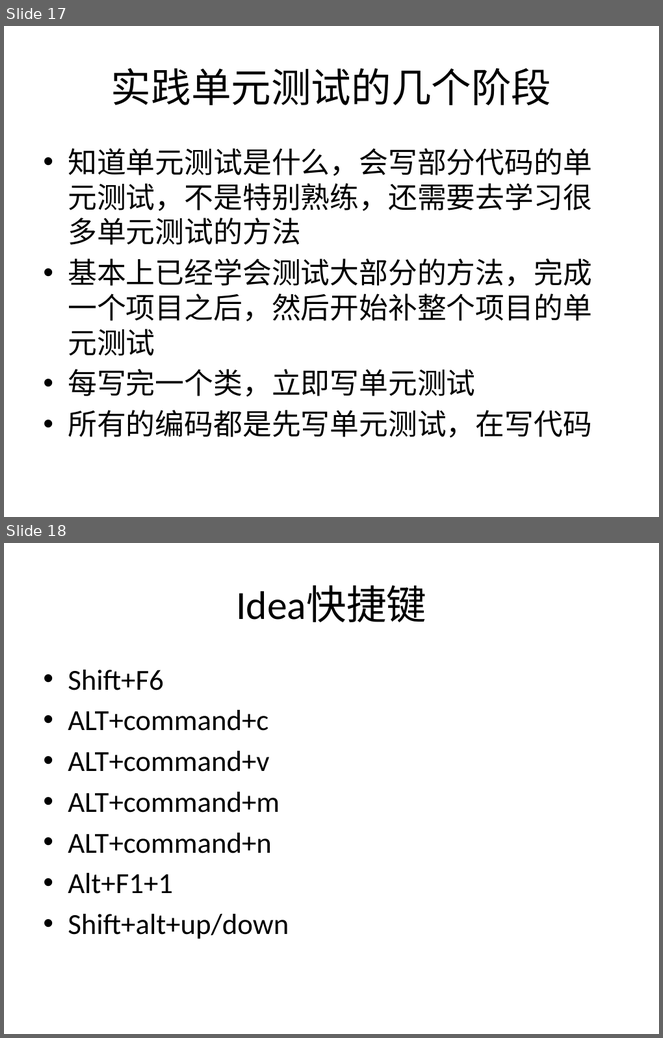
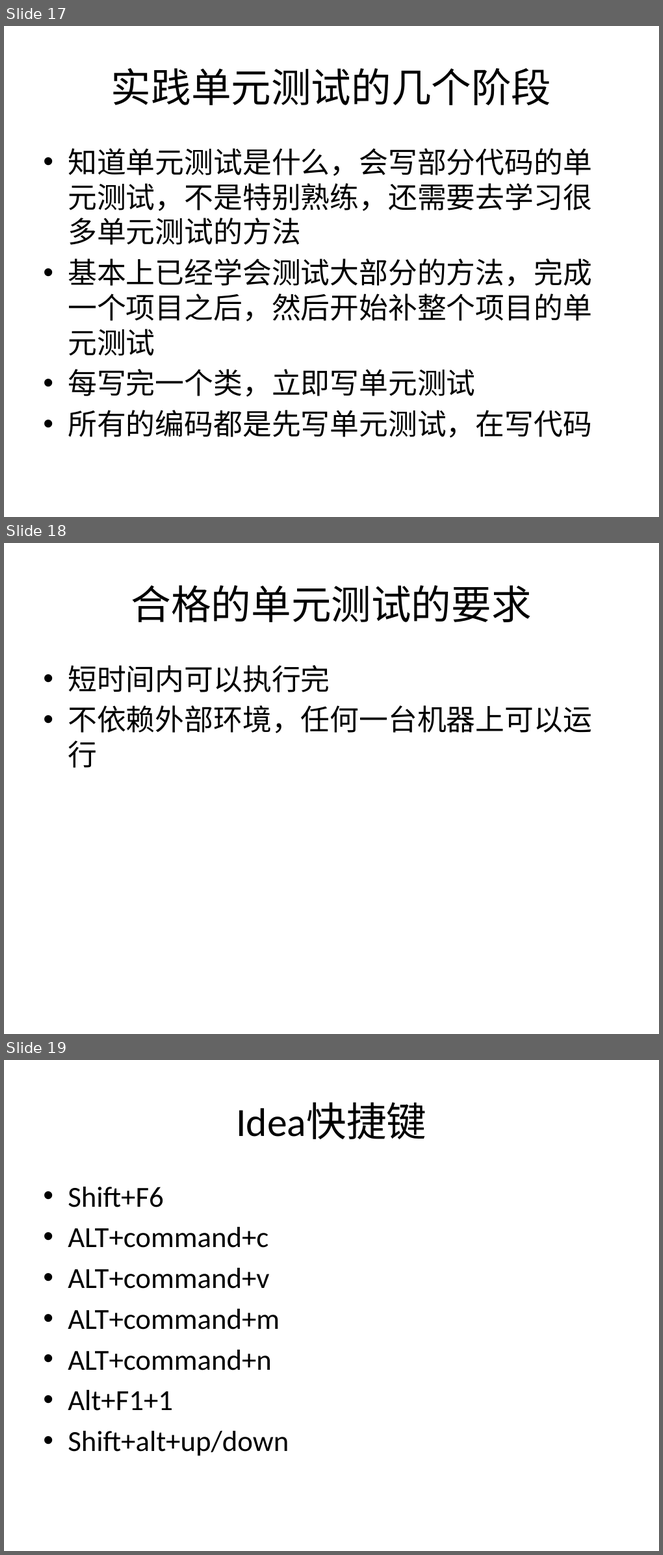
Before and after one commit to jackyjinjing/note, a slide deck: unitTest/unittest.pptx. Shown one above the other, each under a label of ours: slides 17 and 18 before the commit, slides 17, 18 and 19 after it. The pictures are 663x1038 and 663x1555 pixels, drawn with LibreOffice and Linux fonts; fonts in the diff are those of the drawing. Boxes give left, top, right and bottom in pixels: in the first picture for what was removed or moved away, otherwise in the second. Text is boxed around its words. In the diff, an @@ line names an element or a change of style, - is before the commit and + after.

```diff
--- a/unitTest/unittest.pptx
+++ b/unitTest/unittest.pptx
@@ slide 18 added at (4, 543, 659, 1034), background #FFFFFF @@
@@ title added at (131, 585, 532, 622), 44 pt, text #000000 @@
+合格的单元测试的要求
@@ text added at (68, 665, 592, 768), 32 pt, text #000000 @@
+• 短时间内可以执行完
+• 不依赖外部环境，任何一台机器上可以运行
@@ what was slide 18 is now slide 19 @@
```
Also in this commit, not shown: 1 slide changed, 5 other files.
